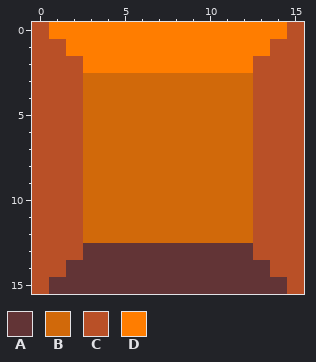
Pixel-art file -- Images/Tank_Game/block.aseprite. Above is the file before it was changed.
16x16 pixels, 1 frame.
Palette (. is transparent): A #623436  B #d1690a  C #b95027  D #ff7d00
Pixels before, first column x 0:
 0 CDDDDDDDDDDDDDDC
 1 CCDDDDDDDDDDDDCC
 2 CCCDDDDDDDDDDCCC
 3 CCCBBBBBBBBBBCCC
 4 CCCBBBBBBBBBBCCC
 5 CCCBBBBBBBBBBCCC
 6 CCCBBBBBBBBBBCCC
 7 CCCBBBBBBBBBBCCC
 8 CCCBBBBBBBBBBCCC
 9 CCCBBBBBBBBBBCCC
10 CCCBBBBBBBBBBCCC
11 CCCBBBBBBBBBBCCC
12 CCCBBBBBBBBBBCCC
13 CCCAAAAAAAAAACCC
14 CCAAAAAAAAAAAACC
15 CAAAAAAAAAAAAAAC
The result:
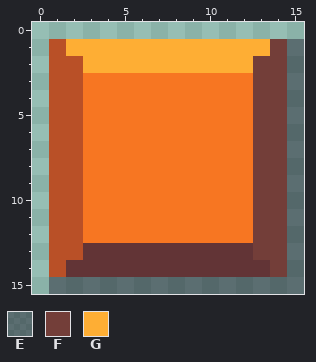
Colours new in this view: E #18142578  F #733e39  G #feae34
Change:
{"change": "layer \"Layer 1\" now hidden"}
{"change": "layer \"Layer 2\" added"}
{"colour":"B","old":"#d1690a","new":"#f77622"}
{"y":0,"x":0,"old":"CDDDDDDDDDDDDDDC","new":"................"}
{"y":1,"x":0,"old":"C","new":"."}
{"y":1,"x":2,"old":"DDDDDDDDDDDDCC","new":"GGGGGGGGGGGGFE"}
{"y":2,"x":0,"old":"C","new":"."}
{"y":2,"x":3,"old":"DDDDDDDDDDCCC","new":"GGGGGGGGGGFFE"}
{"y":3,"x":0,"old":"C","new":"."}
{"y":3,"x":13,"old":"CCC","new":"FFE"}
{"y":4,"x":0,"old":"C","new":"."}
{"y":4,"x":13,"old":"CCC","new":"FFE"}
{"y":5,"x":0,"old":"C","new":"."}
{"y":5,"x":13,"old":"CCC","new":"FFE"}
{"y":6,"x":0,"old":"C","new":"."}
{"y":6,"x":13,"old":"CCC","new":"FFE"}
{"y":7,"x":0,"old":"C","new":"."}
{"y":7,"x":13,"old":"CCC","new":"FFE"}
{"y":8,"x":0,"old":"C","new":"."}
{"y":8,"x":13,"old":"CCC","new":"FFE"}
{"y":9,"x":0,"old":"C","new":"."}
{"y":9,"x":13,"old":"CCC","new":"FFE"}
{"y":10,"x":0,"old":"C","new":"."}
{"y":10,"x":13,"old":"CCC","new":"FFE"}
{"y":11,"x":0,"old":"C","new":"."}
{"y":11,"x":13,"old":"CCC","new":"FFE"}
{"y":12,"x":0,"old":"C","new":"."}
{"y":12,"x":13,"old":"CCC","new":"FFE"}
{"y":13,"x":0,"old":"C","new":"."}
{"y":13,"x":13,"old":"CCC","new":"FFE"}
{"y":14,"x":0,"old":"C","new":"."}
{"y":14,"x":14,"old":"CC","new":"FE"}
{"y":15,"x":0,"old":"CAAAAAAAAAAAAAAC","new":".EEEEEEEEEEEEEEE"}
{"label":"changed","picture_box":[32,22,304,294]}
